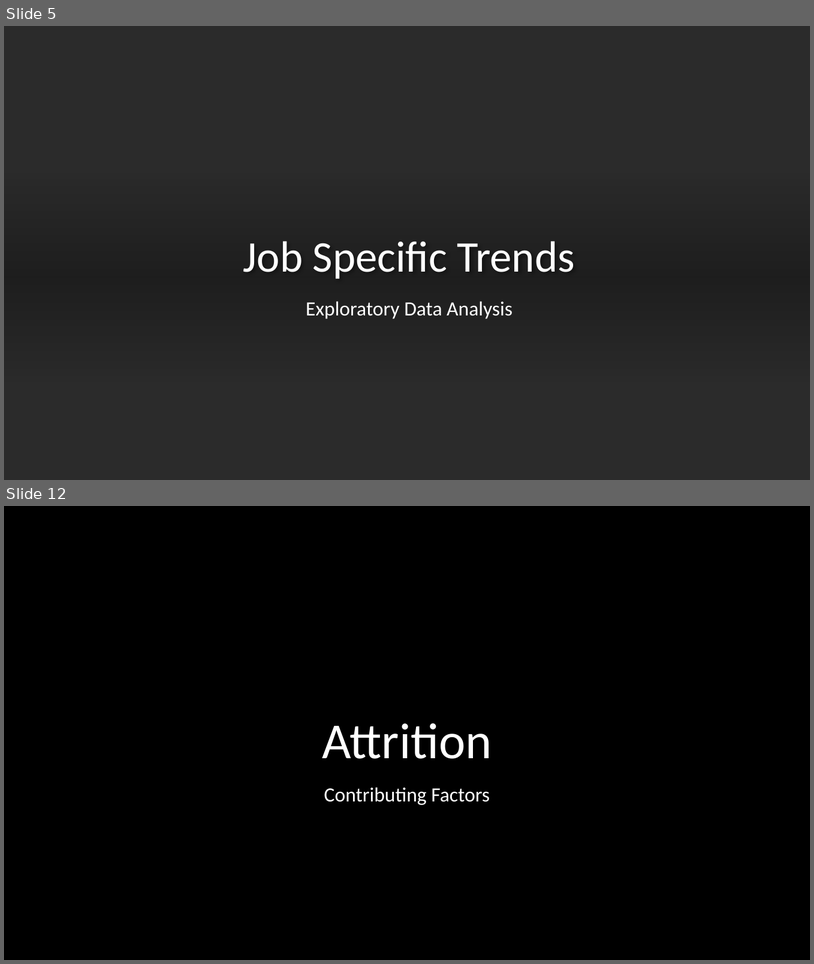
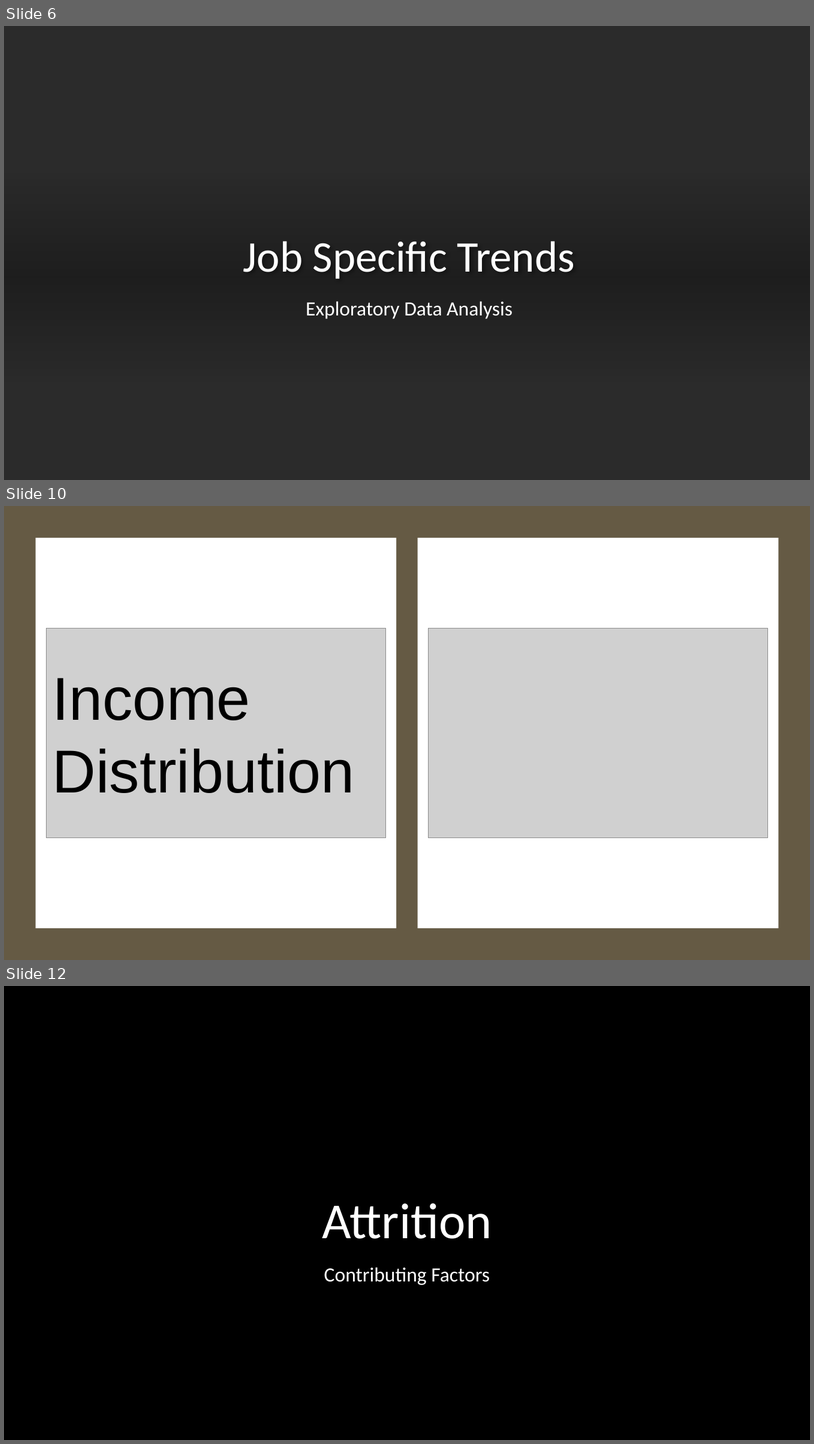
Before and after one commit to jjsmu/CaseStudy2DDS, a slide deck: CaseStudy2.pptx. Shown one above the other, each under a label of ours: slides 5 and 12 before the commit, slides 6, 10 and 12 after it; the slides between them are not shown. The pictures are 814x964 and 814x1444 pixels, drawn with LibreOffice and Linux fonts; fonts in the diff are those of the drawing; grey boxes stand for pictures; background and template pictures are left out; a plain dark background stands for a picture behind light text. Boxes give left, top, right and bottom in pixels: in the first picture for what was removed or moved away, otherwise in the second. Text is boxed around its words. In the diff, an @@ line names an element or a change of style, - is before the commit and + after.

```diff
--- a/CaseStudy2.pptx
+++ b/CaseStudy2.pptx
@@ slide 10 added at (4,506,810,960), background #FFFFFF @@
@@ rectangle added at (4,506,810,960), fill #655A44 @@
@@ rectangle added at (35,538,396,928), fill #FFFFFF @@
@@ rectangle added at (418,538,779,928), fill #FFFFFF @@
@@ picture added at (47,628,386,838) @@
@@ picture added at (429,628,768,838) @@
@@ text added at (53,678,355,793), 72 pt, text #000000 @@
+Income Distribution
@@ what was slide 5 is now slide 6 @@
```
Also in this commit, not shown: 4 slides changed, 7 other slides added, 8 slides removed.
